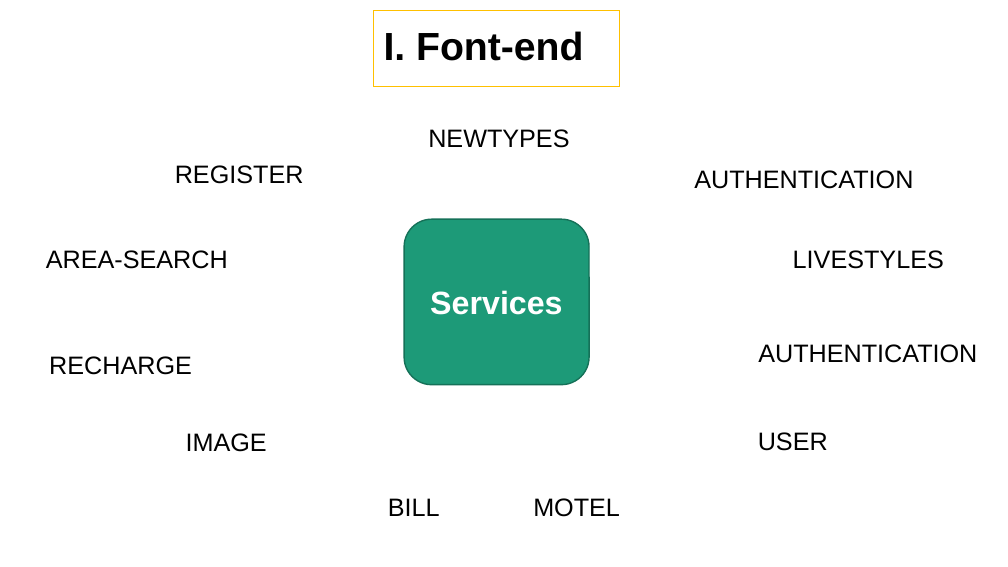
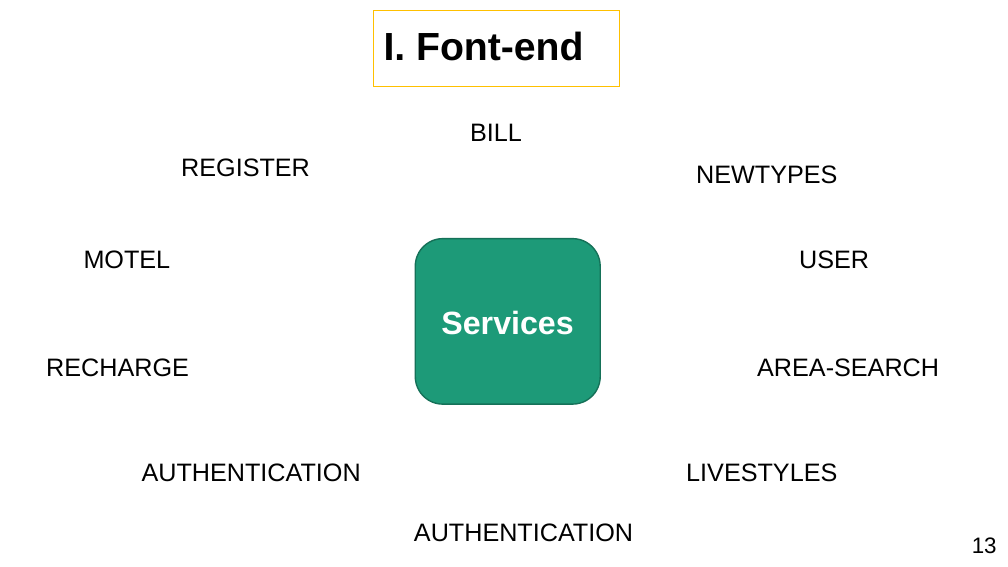
Before and after one commit to PhamHuynhThanhLam/Website_tim_kiem_dang_tin_nha_tro, a slide deck: slide 14 of PPTLCN.pptx (slide 26 before the commit). Drawn at 1008x567 pixels with LibreOffice and Linux fonts; fonts in the diff are those of the drawing; background and template pictures are left out. Boxes give left, top, right and bottom in pixels: in the first picture for what was removed or moved away, otherwise in the second. Text is boxed around its words. In the diff, an @@ line names an element or a change of style, - is before the commit and + after.

```diff
--- a/PPTLCN.pptx
+++ b/PPTLCN.pptx
@@ text "BILL" moved from (x1=388, y1=498, x2=440, y2=516) to (x1=470, y1=123, x2=522, y2=141) @@
@@ text "REGISTER" moved from (x1=175, y1=165, x2=304, y2=184) to (x1=181, y1=158, x2=310, y2=177) @@
@@ text "NEWTYPES" moved from (x1=428, y1=129, x2=569, y2=148) to (x1=696, y1=165, x2=837, y2=184) @@
@@ text "MOTEL" moved from (x1=533, y1=498, x2=620, y2=517) to (x1=84, y1=250, x2=171, y2=269) @@
@@ rounded rectangle "Services" moved from (x1=404, y1=219, x2=589, y2=384) to (x1=415, y1=239, x2=600, y2=404) @@
@@ text "USER" moved from (x1=758, y1=432, x2=828, y2=451) to (x1=799, y1=250, x2=869, y2=269) @@
@@ text "AREA-SEARCH" moved from (x1=46, y1=250, x2=228, y2=269) to (x1=757, y1=358, x2=939, y2=377) @@
@@ text removed at (x1=186, y1=433, x2=267, y2=452) @@
-IMAGE
@@ text "AUTHENTICATION" moved from (x1=758, y1=344, x2=977, y2=363) to (x1=142, y1=463, x2=361, y2=482) @@
@@ text "LIVESTYLES" moved from (x1=793, y1=250, x2=944, y2=269) to (x1=686, y1=463, x2=837, y2=482) @@
@@ text "AUTHENTICATION" moved from (x1=694, y1=170, x2=913, y2=189) to (x1=414, y1=523, x2=633, y2=542) @@
@@ text added at (x1=972, y1=537, x2=997, y2=554), 16 pt, text #000000 @@
+13
```
Also in this commit, not shown: 25 other slides changed, 1 slide added, 15 slides removed.
